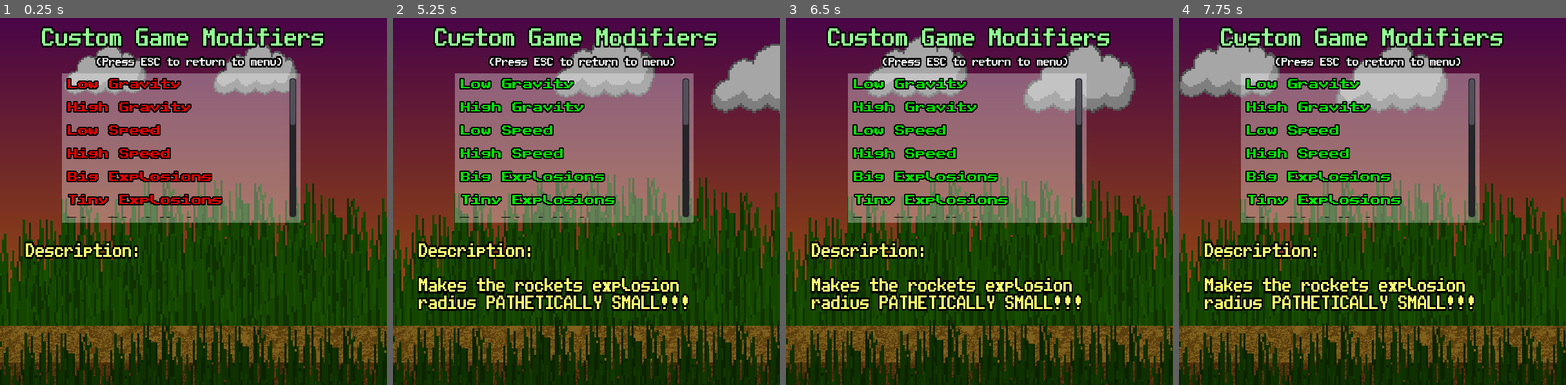
Above: before the commit, frames 1-4 (left to right).
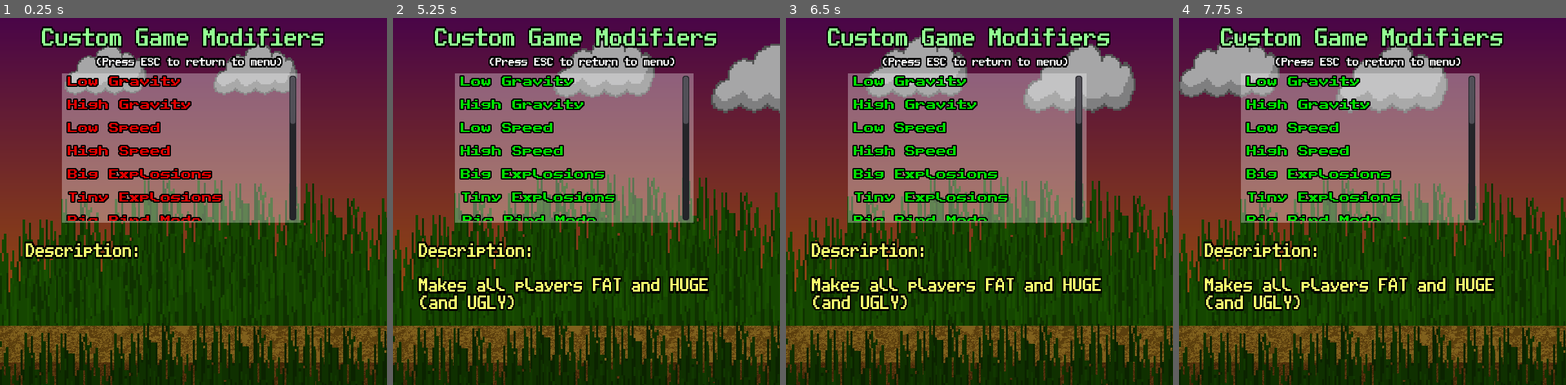
Above: after the commit, the same moments.

Repository: ZeroPlayerRodent/Duck-and-Cover
Game: Godot game, scene res://scenes/Cheats.tscn
Same seed, same stepped clock (60 frames per second), same inputs: the game is played once before the commit and once after it. This scene is started directly instead of the project's main scene.
Inputs:
- Up to frame 1 (0.25 s): no input
- Up to frame 2 (5.25 s): click "Low Gravity" at 0.5 s; click "High Gravity" at 1.25 s; click "Low Speed" at 2 s; click "High Speed" at 2.75 s; click "Big Explosions" at 3.5 s; click "Tiny Explosions" at 4.25 s; click "Big Bird Mode" at 5 s
- Up to frame 3 (6.5 s): click "Tiny Bird Mode" at 5.75 s
- Up to frame 4 (7.75 s): click "Extra Rockets" at 6.5 s; click "Pierce Rockets" at 7.25 s

The runs differ from the first frame. In frame 1, 4.1% of the frame differs, in the area x 17-77%, y 15-56%; in frame 2, 7.7%; in frame 3, 7.7%, in the area x 6-82%, y 15-80%; in frame 4, 7.7%.

Commit message:
Added CHAOS modifier

Diff:
--- a/scenes/CheatContainer.tscn
+++ b/scenes/CheatContainer.tscn
@@ -11,24 +11,24 @@
 [node name="CheatContainer" type="VBoxContainer"]
 margin_left = 166.0
 margin_top = 69.0
-margin_right = 354.0
-margin_bottom = 124.0
+margin_right = 425.0
+margin_bottom = 838.0
 custom_constants/separation = 20
 alignment = 1
 
 [node name="LG" parent="." instance=ExtResource( 3 )]
 margin_left = 0.0
-margin_top = 0.0
-margin_right = 268.0
-margin_bottom = 22.0
+margin_top = 16.0
+margin_right = 259.0
+margin_bottom = 32.0
 custom_fonts/font = SubResource( 1 )
 text = "Low Gravity"
 
 [node name="HG" parent="." instance=ExtResource( 3 )]
 margin_left = 0.0
-margin_top = 42.0
-margin_right = 268.0
-margin_bottom = 64.0
+margin_top = 52.0
+margin_right = 259.0
+margin_bottom = 68.0
 custom_fonts/font = SubResource( 1 )
 text = "High Gravity"
 cheat = "high_gravity"
@@ -38,9 +38,9 @@
 
 [node name="LS" parent="." instance=ExtResource( 3 )]
 margin_left = 0.0
-margin_top = 84.0
-margin_right = 268.0
-margin_bottom = 106.0
+margin_top = 88.0
+margin_right = 259.0
+margin_bottom = 104.0
 custom_fonts/font = SubResource( 1 )
 text = "Low Speed"
 cheat = "low_speed"
@@ -51,9 +51,9 @@
 
 [node name="HS" parent="." instance=ExtResource( 3 )]
 margin_left = 0.0
-margin_top = 126.0
-margin_right = 268.0
-margin_bottom = 148.0
+margin_top = 124.0
+margin_right = 259.0
+margin_bottom = 140.0
 custom_fonts/font = SubResource( 1 )
 text = "High Speed"
 cheat = "high_speed"
@@ -64,9 +64,9 @@
 
 [node name="BE" parent="." instance=ExtResource( 3 )]
 margin_left = 0.0
-margin_top = 168.0
-margin_right = 268.0
-margin_bottom = 190.0
+margin_top = 160.0
+margin_right = 259.0
+margin_bottom = 176.0
 custom_fonts/font = SubResource( 1 )
 text = "Big Explosions"
 cheat = "big_explosions"
@@ -77,9 +77,9 @@
 
 [node name="TE" parent="." instance=ExtResource( 3 )]
 margin_left = 0.0
-margin_top = 210.0
-margin_right = 268.0
-margin_bottom = 232.0
+margin_top = 196.0
+margin_right = 259.0
+margin_bottom = 212.0
 custom_fonts/font = SubResource( 1 )
 text = "Tiny Explosions"
 cheat = "tiny_explosions"
@@ -90,9 +90,9 @@
 
 [node name="BBM" parent="." instance=ExtResource( 3 )]
 margin_left = 0.0
-margin_top = 252.0
-margin_right = 268.0
-margin_bottom = 274.0
+margin_top = 232.0
+margin_right = 259.0
+margin_bottom = 248.0
 custom_fonts/font = SubResource( 1 )
 text = "Big Bird Mode"
 cheat = "big_mode"
@@ -103,9 +103,9 @@
 
 [node name="TBM" parent="." instance=ExtResource( 3 )]
 margin_left = 0.0
-margin_top = 294.0
-margin_right = 268.0
-margin_bottom = 316.0
+margin_top = 268.0
+margin_right = 259.0
+margin_bottom = 284.0
 custom_fonts/font = SubResource( 1 )
 text = "Tiny Bird Mode"
 cheat = "tiny_mode"
@@ -116,9 +116,9 @@
 
 [node name="BR" parent="." instance=ExtResource( 3 )]
 margin_left = 0.0
-margin_top = 336.0
-margin_right = 268.0
-margin_bottom = 358.0
+margin_top = 304.0
+margin_right = 259.0
+margin_bottom = 320.0
 custom_fonts/font = SubResource( 1 )
 text = "Extra Rockets"
 cheat = "double_rockets"
@@ -128,9 +128,9 @@
 
 [node name="PR" parent="." instance=ExtResource( 3 )]
 margin_left = 0.0
-margin_top = 378.0
-margin_right = 268.0
-margin_bottom = 400.0
+margin_top = 340.0
+margin_right = 259.0
+margin_bottom = 356.0
 custom_fonts/font = SubResource( 1 )
 text = "Pierce Rockets"
 cheat = "no_air_explosions"
@@ -141,9 +141,9 @@
 
 [node name="BOR" parent="." instance=ExtResource( 3 )]
 margin_left = 0.0
-margin_top = 420.0
-margin_right = 268.0
-margin_bottom = 442.0
+margin_top = 376.0
+margin_right = 259.0
+margin_bottom = 392.0
 custom_fonts/font = SubResource( 1 )
 text = "Big Rockets"
 cheat = "big_rockets"
@@ -153,9 +153,9 @@
 
 [node name="TOR" parent="." instance=ExtResource( 3 )]
 margin_left = 0.0
-margin_top = 462.0
-margin_right = 268.0
-margin_bottom = 484.0
+margin_top = 412.0
+margin_right = 259.0
+margin_bottom = 428.0
 custom_fonts/font = SubResource( 1 )
 text = "Tiny Rockets"
 cheat = "tiny_rockets"
@@ -165,9 +165,9 @@
 
 [node name="SR" parent="." instance=ExtResource( 3 )]
 margin_left = 0.0
-margin_top = 504.0
-margin_right = 268.0
-margin_bottom = 526.0
+margin_top = 448.0
+margin_right = 259.0
+margin_bottom = 464.0
 custom_fonts/font = SubResource( 1 )
 text = "Stealth Rockets"
 cheat = "stealth_rockets"
@@ -177,9 +177,9 @@
 
 [node name="FR" parent="." instance=ExtResource( 3 )]
 margin_left = 0.0
-margin_top = 546.0
-margin_right = 268.0
-margin_bottom = 568.0
+margin_top = 484.0
+margin_right = 259.0
+margin_bottom = 500.0
 custom_fonts/font = SubResource( 1 )
 text = "Fragile Rockets"
 cheat = "fragile_rockets"
@@ -190,9 +190,9 @@
 
 [node name="RG" parent="." instance=ExtResource( 3 )]
 margin_left = 0.0
-margin_top = 588.0
-margin_right = 268.0
-margin_bottom = 610.0
+margin_top = 520.0
+margin_right = 259.0
+margin_bottom = 536.0
 custom_fonts/font = SubResource( 1 )
 text = "Australian Mode"
 cheat = "reverse_gravity"
@@ -203,9 +203,9 @@
 
 [node name="WA" parent="." instance=ExtResource( 3 )]
 margin_left = 0.0
-margin_top = 630.0
-margin_right = 268.0
-margin_bottom = 652.0
+margin_top = 556.0
+margin_right = 259.0
+margin_bottom = 572.0
 custom_fonts/font = SubResource( 1 )
 text = "Walled In"
 cheat = "wrap_around"
@@ -216,9 +216,9 @@
 
 [node name="GS" parent="." instance=ExtResource( 3 )]
 margin_left = 0.0
-margin_top = 672.0
-margin_right = 268.0
-margin_bottom = 694.0
+margin_top = 592.0
+margin_right = 259.0
+margin_bottom = 608.0
 custom_fonts/font = SubResource( 1 )
 text = "Gravity Shift"
 cheat = "gravity_shift"
@@ -229,9 +229,9 @@
 
 [node name="RC" parent="." instance=ExtResource( 3 )]
 margin_left = 0.0
-margin_top = 714.0
-margin_right = 268.0
-margin_bottom = 736.0
+margin_top = 628.0
+margin_right = 259.0
+margin_bottom = 644.0
 custom_fonts/font = SubResource( 1 )
 text = "Reverse Controls"
 cheat = "reverse_controls"
@@ -242,9 +242,9 @@
 
 [node name="F" parent="." instance=ExtResource( 3 )]
 margin_left = 0.0
-margin_top = 756.0
-margin_right = 268.0
-margin_bottom = 778.0
+margin_top = 664.0
+margin_right = 259.0
+margin_bottom = 680.0
 custom_fonts/font = SubResource( 1 )
 text = "Flightless"
 cheat = "flightless"
@@ -256,12 +256,25 @@
 
 [node name="P" parent="." instance=ExtResource( 3 )]
 margin_left = 0.0
-margin_top = 798.0
-margin_right = 268.0
-margin_bottom = 820.0
+margin_top = 700.0
+margin_right = 259.0
+margin_bottom = 716.0
 text = "Phantom"
 cheat = "phantom"
 desc = "Description:
 
 Players can phase through each other!
 OoOoOoOoOo! Spooky!"
+
+[node name="CH" parent="." instance=ExtResource( 3 )]
+margin_left = 0.0
+margin_top = 736.0
+margin_right = 259.0
+margin_bottom = 752.0
+text = "CHAOS MODE"
+cheat = "chaos"
+desc = "Description:
+
+Generates a custom gamemode
+using random modifiers
+every match!"
--- a/scenes/Cheats.tscn
+++ b/scenes/Cheats.tscn
@@ -300,15 +300,15 @@
 
 [node name="ScrollContainer" type="ScrollContainer" parent="."]
 margin_left = 102.0
-margin_top = 123.0
+margin_top = 119.0
 margin_right = 460.0
-margin_bottom = 340.0
+margin_bottom = 345.0
 
 [node name="CheatContainer" parent="ScrollContainer" instance=ExtResource( 6 )]
 margin_left = 0.0
 margin_top = 0.0
-margin_right = 268.0
-margin_bottom = 820.0
+margin_right = 259.0
+margin_bottom = 736.0
 
 [node name="Desc" type="Label" parent="."]
 modulate = Color( 0.968627, 1, 0.435294, 1 )
--- a/scripts/Arena.gd
+++ b/scripts/Arena.gd
@@ -22,6 +22,8 @@
 func _ready():
 	randomize()
 	modifier = ScoreBoard.cheats
+	if modifier.has("chaos"):
+		modifier = ScoreBoard.chaos()
 	emit_signal("mods_gend")
 
 	if modifier.has("wrap_around"):
--- a/scripts/Arena2P.gd
+++ b/scripts/Arena2P.gd
@@ -16,6 +16,8 @@
 func _ready():
 	randomize()
 	modifier = ScoreBoard.cheats
+	if modifier.has("chaos"):
+		modifier = ScoreBoard.chaos()
 	emit_signal("mods_gend")
 	if modifier.has("wrap_around"):
 		get_node("Walls").set_collision_layer_bit(1, true)
--- a/scripts/Explosion.gd
+++ b/scripts/Explosion.gd
@@ -1,6 +1,6 @@
 extends Node2D
 
-onready var modifier = get_parent().modifier.duplicate()
+onready var modifier = get_parent().modifier
 onready var Particlez = $Parts/Particles
 onready var Radius = $Area2D
 
@@ -16,7 +16,6 @@
 		scale /= 1.6
 	if modifier.has("big_explosions"):
 		scale *= 1.6
-	modifier.clear()
 
 func _process(delta):
 	timer += delta
--- a/scripts/ScoreBoard.gd
+++ b/scripts/ScoreBoard.gd
@@ -17,9 +17,36 @@
 
 var cheats = []
 
+var rand_cheats = [["low_gravity","high_gravity"],["low_speed","high_speed"],
+["big_explosions","tiny_explosions"],["big_mode","tiny_mode"],["double_rockets"],
+["no_air_explosions"],["big_rockets","tiny_rockets"],["stealth_rockets"],
+["fragile_rockets"],["reverse_gravity"],["wrap_around"],["gravity_shift","flightless"],
+["reverse_controls"],["phantom"]]
+
 var controls = ["arrows", "wasd", "ijkl", "tfgh"]
 
 onready var Muzak = $Muzak
+
+func chaos():
+	randomize()
+	cheats.clear()
+	rand_cheats.shuffle()
+	var curch
+	var times = 0
+	var times2d = int(rand_range(5,rand_cheats.size()))
+	while times < times2d:
+		curch = rand_cheats[times]
+		curch.shuffle()
+		cheats.append(curch[0])
+		times+=1
+	if cheats.has("flightless") and randi()%2==1:
+		cheats.erase("flightless")
+	if cheats.has("reverse_controls") and randi()%2==1:
+		cheats.erase("reverse_controls")
+	if cheats.has("reverse_controls") and randi()%2==1:
+		cheats.erase("reverse_controls")
+	cheats.append("chaos")
+	return cheats
 
 func reset_wins():
 	wins = [0,0,0,0]
Not shown, changed: export_presets.cfg
